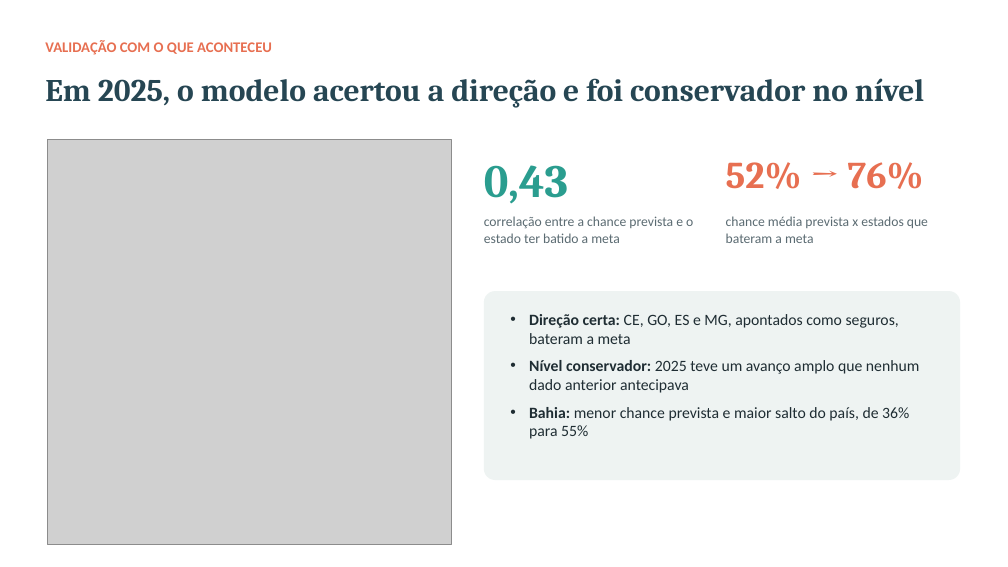
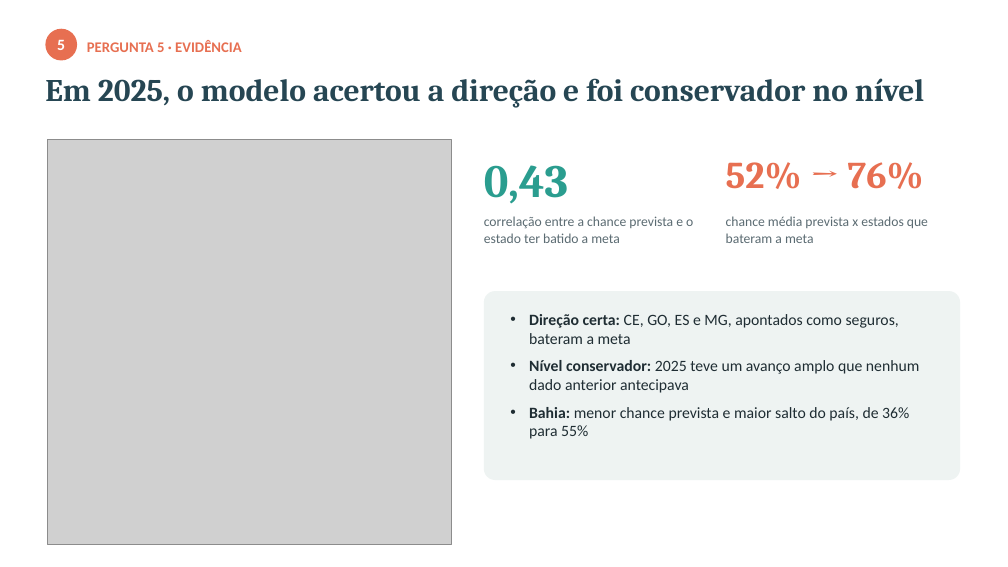
Before and after one commit to eliaslopesjr1-maker/tech-challenge-fase3-alfabetizacao, a slide deck: slide 14 of reports/apresentacao_executiva.pptx (slide 11 before the commit). Drawn at 1008x567 pixels with LibreOffice and Linux fonts; fonts in the diff are those of the drawing; grey boxes stand for pictures. Boxes give left, top, right and bottom in pixels: in the first picture for what was removed or moved away, otherwise in the second. Text is boxed around its words. In the diff, an @@ line names an element or a change of style, - is before the commit and + after.

Commit message:
Apresentação reorganizada por pergunta de negócio (2 slides cada)
Cada pergunta ganha um slide com a pergunta como título, a resposta direta
e o dado principal, e um slide de evidência. Novos slides: variáveis mais
influentes (SHAP x permutação), municípios-referência por grupo e as 37
redes onde gravidade e volume se encontram (58 mil crianças).

```diff
--- a/reports/apresentacao_executiva.pptx
+++ b/reports/apresentacao_executiva.pptx
@@ ellipse added at (45,29,77,60), fill #E76F51, 15 pt, text #FFFFFF, bold @@
+5
@@ text at (87,40,242,52): text changed @@
-VALIDAÇÃO COM O QUE ACONTECEU
+PERGUNTA 5 · EVIDÊNCIA
```
Also in this commit, not shown: 8 other slides changed, 3 slides added, 1 other file.
